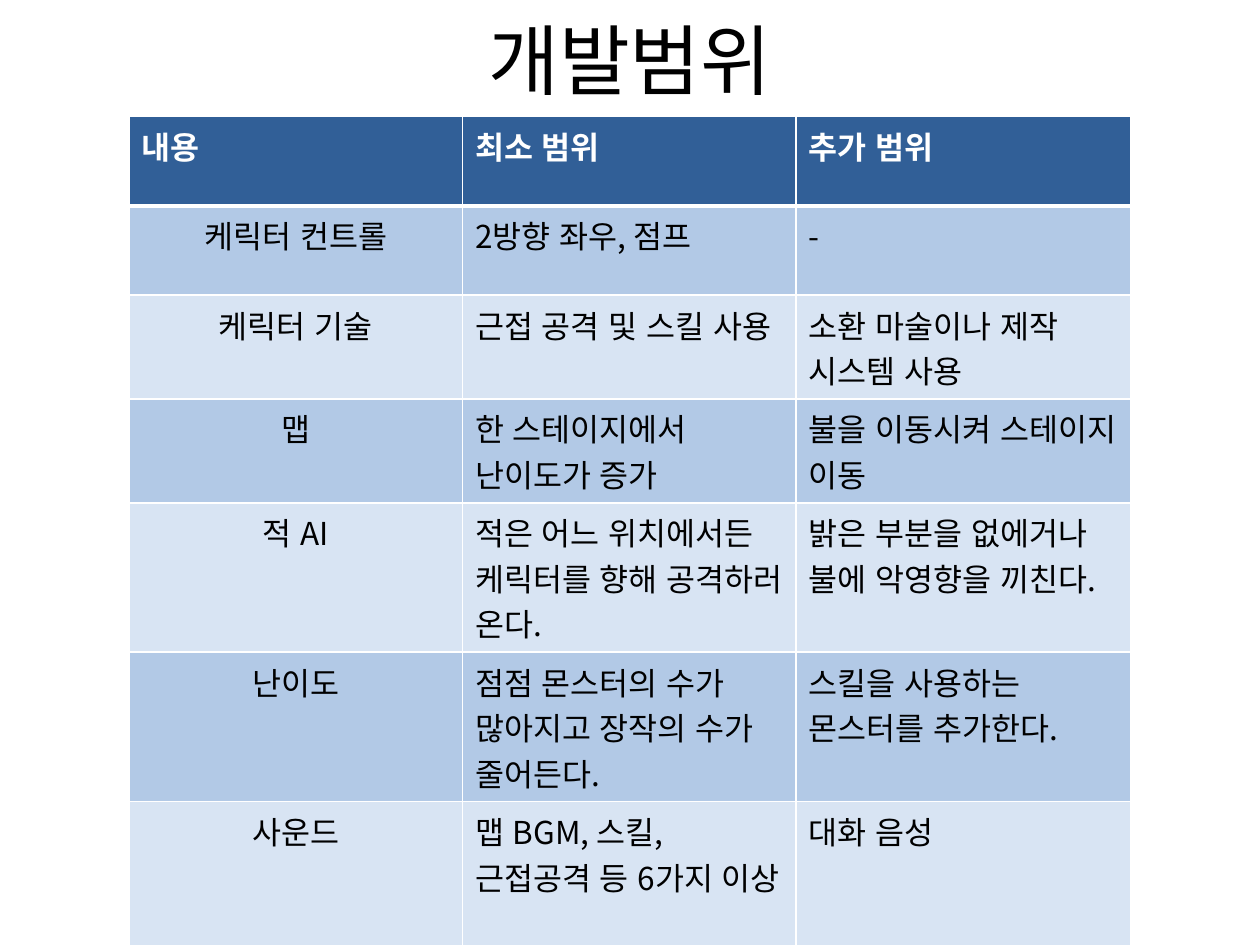
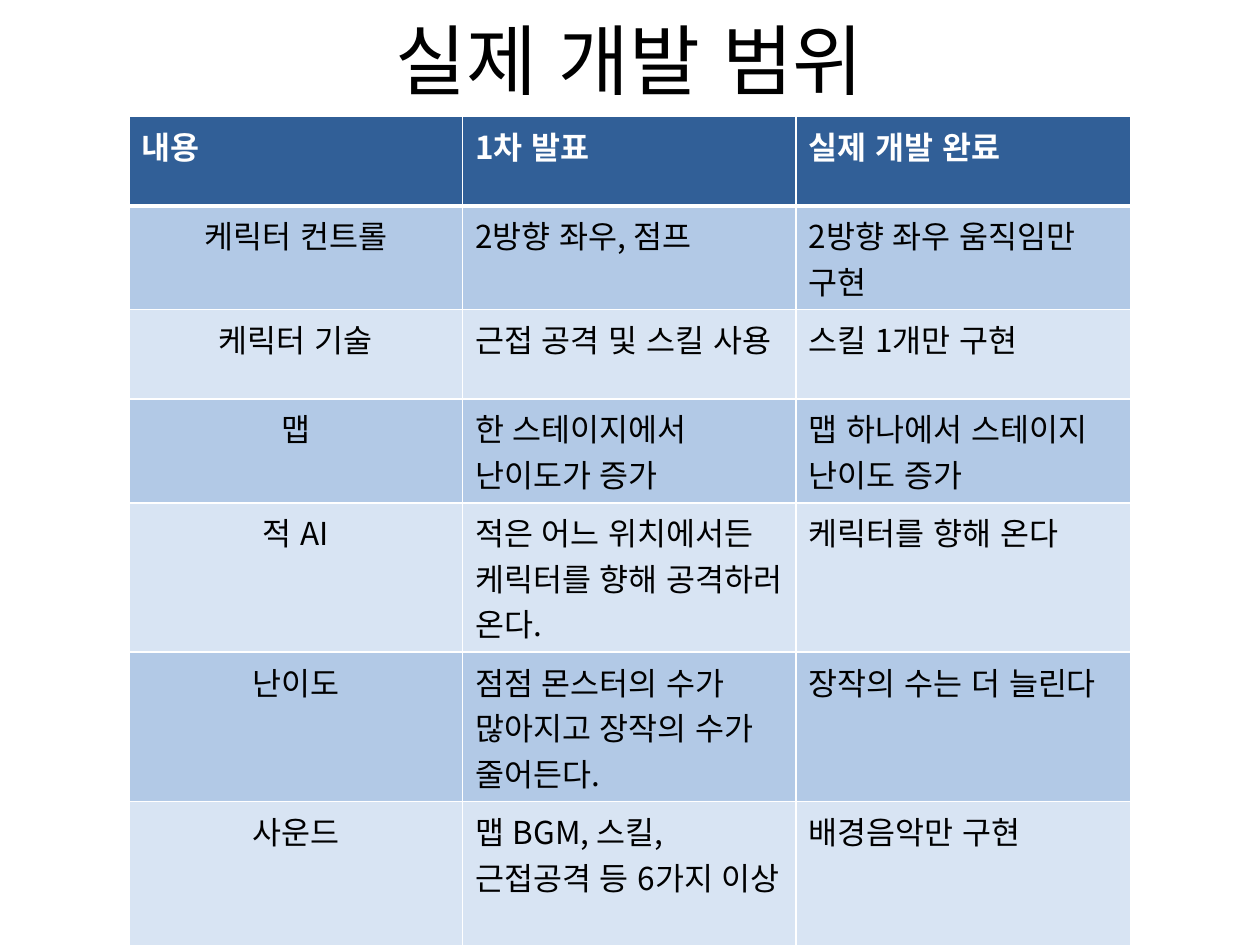
Before and after one commit to SpaceKingJo/project, a slide deck: slide 3 of ppt/너와 함께 II 2차.pptx. Drawn at 1260x945 pixels with LibreOffice and Linux fonts; fonts in the diff are those of the drawing. Boxes give left, top, right and bottom in pixels: in the first picture for what was removed or moved away, otherwise in the second. Text is boxed around its words. In the diff, an @@ line names an element or a change of style, - is before the commit and + after.

```diff
--- a/ppt/너와 함께 II 2차.pptx
+++ b/ppt/너와 함께 II 2차.pptx
@@ title at (396, 25, 864, 95): text changed @@
-개발범위
+실제 개발 범위
@@ table at (129, 117, 1131, 903) @@
-row 1, column 2: 최소 범위
+row 1, column 2: 1차 발표
-row 1, column 3: 추가 범위
+row 1, column 3: 실제 개발 완료
-row 2, column 3: -
+row 2, column 3: 2방향 좌우 움직임만 구현
-row 3, column 3: 소환 마술이나 제작 시스템 사용
+row 3, column 3: 스킬 1개만 구현
-row 4, column 3: 불을 이동시켜 스테이지 이동
+row 4, column 3: 맵 하나에서 스테이지 난이도 증가
-row 5, column 3: 밝은 부분을 없에거나 불에 악영향을 끼친다.
+row 5, column 3: 케릭터를 향해 온다
-row 6, column 3: 스킬을 사용하는 몬스터를 추가한다.
+row 6, column 3: 장작의 수는 더 늘린다
-row 7, column 3: 대화 음성
+row 7, column 3: 배경음악만 구현
-row 8, column 3: -
+row 8, column 3: 이동만 구현
```
Also in this commit, not shown: 1 other slide changed, 8 other files.
